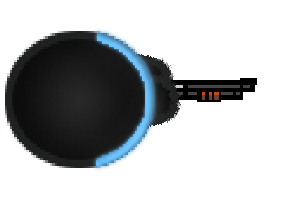
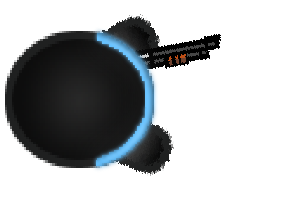
Layered file, before and after one edit (w=300, h=200). Changes by layer:
moved "Layer 14" above "Layer 12", painted on it over 118, 34, 257, 107
painted on "Layer 12" over 111, 72, 182, 176
painted on "Rounded Rectangle 1" (1st of 4, in "shooting") over 102, 14, 174, 108
